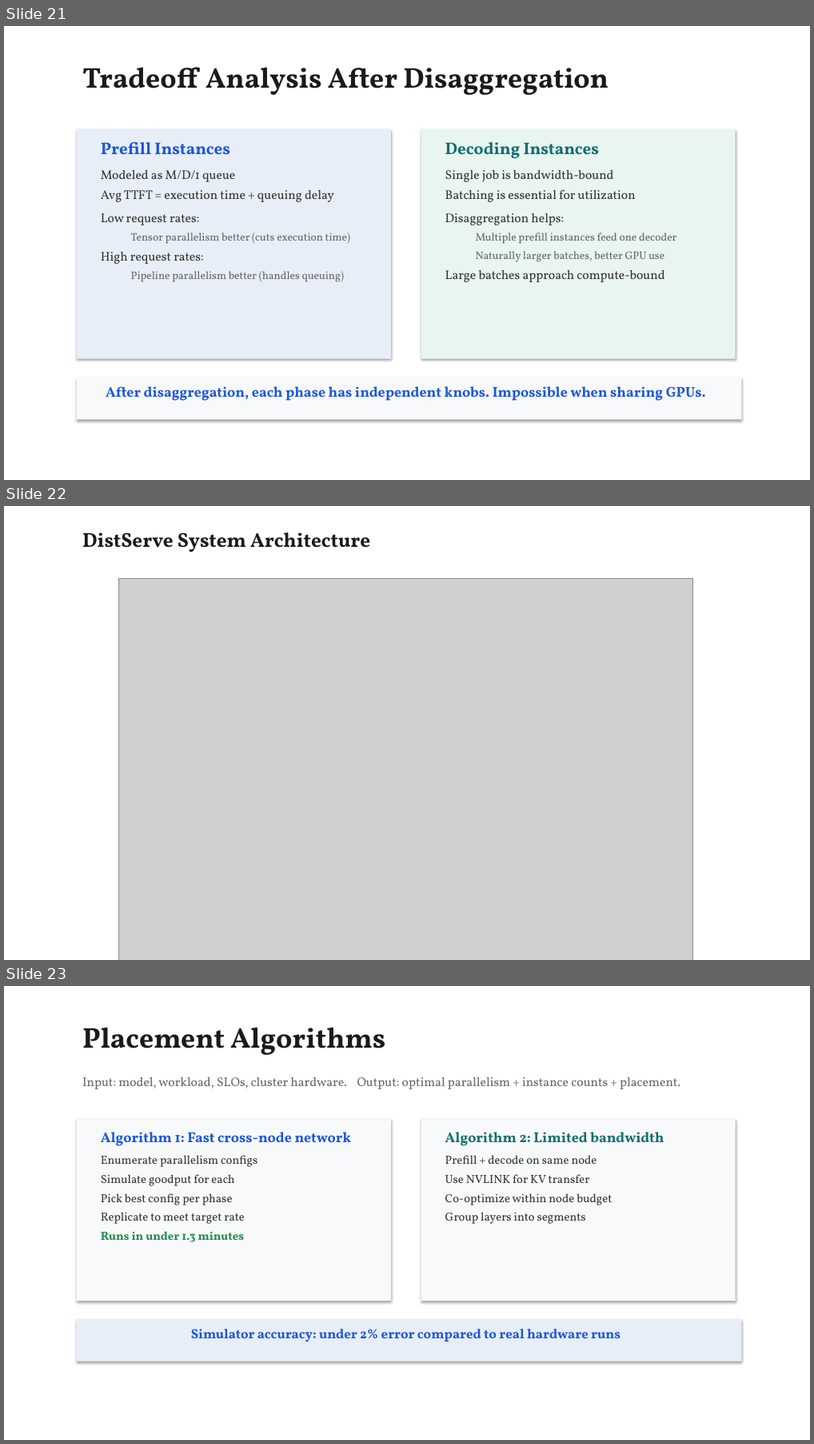
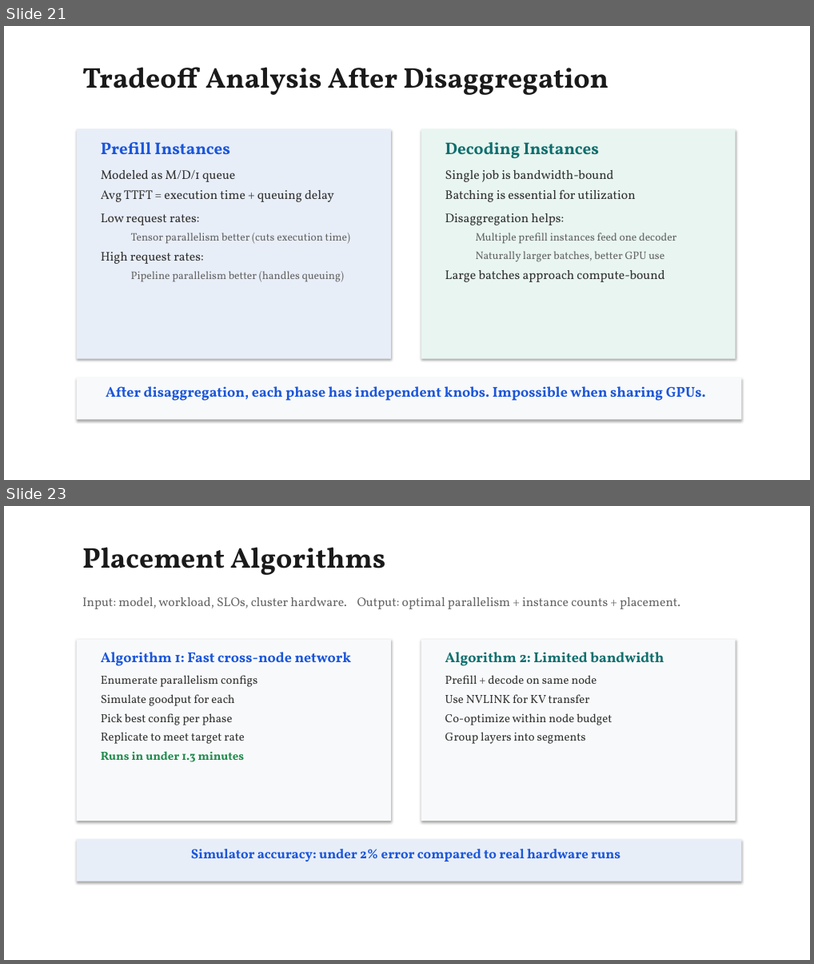
Before and after one commit to beratcelik1/llm-inference-phase-disaggregation, a slide deck: presentation/Phase_Disaggregation_LLM_Inference.pptx. Shown one above the other, each under a label of ours: slides 21, 22 and 23 before the commit, slides 21 and 23 after it; the slides between them are not shown. The pictures are 814x1444 and 814x964 pixels, drawn with LibreOffice and Linux fonts; fonts in the diff are those of the drawing; grey boxes stand for pictures. Boxes give left, top, right and bottom in pixels: in the first picture for what was removed or moved away, otherwise in the second. Text is boxed around its words. In the diff, an @@ line names an element or a change of style, - is before the commit and + after.

Commit message:
feat: add manual screenshots, proper references, references slide
- 8 paper figures from manual screenshots
- Figure captions now cite Source: Author et al., Venue, Figure N
- Added References slide (Splitwise, DistServe, Sarathi, vLLM, FlexGen)
- 33 slides total
- Regenerated all PDFs

```diff
--- a/presentation/Phase_Disaggregation_LLM_Inference.pptx
+++ b/presentation/Phase_Disaggregation_LLM_Inference.pptx
@@ slide 22 removed at bbox=[4, 506, 810, 960], background #FFFFFF @@
@@ text removed at bbox=[82, 532, 370, 552] @@
-DistServe System Architecture
@@ picture removed at bbox=[119, 579, 694, 960] @@
```
Also in this commit, not shown: 1 slide changed, 6 slides added, 4 other slides removed, 13 other files.
